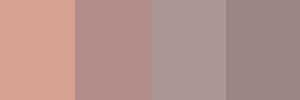
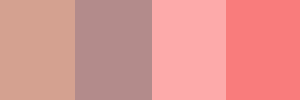
Layered file, before and after one edit (300x100). Changes by layer:
painted on "Layer 1 copy 3" over [226,0,300,100]
painted on "Layer 1 copy 2" over [152,0,226,100]
